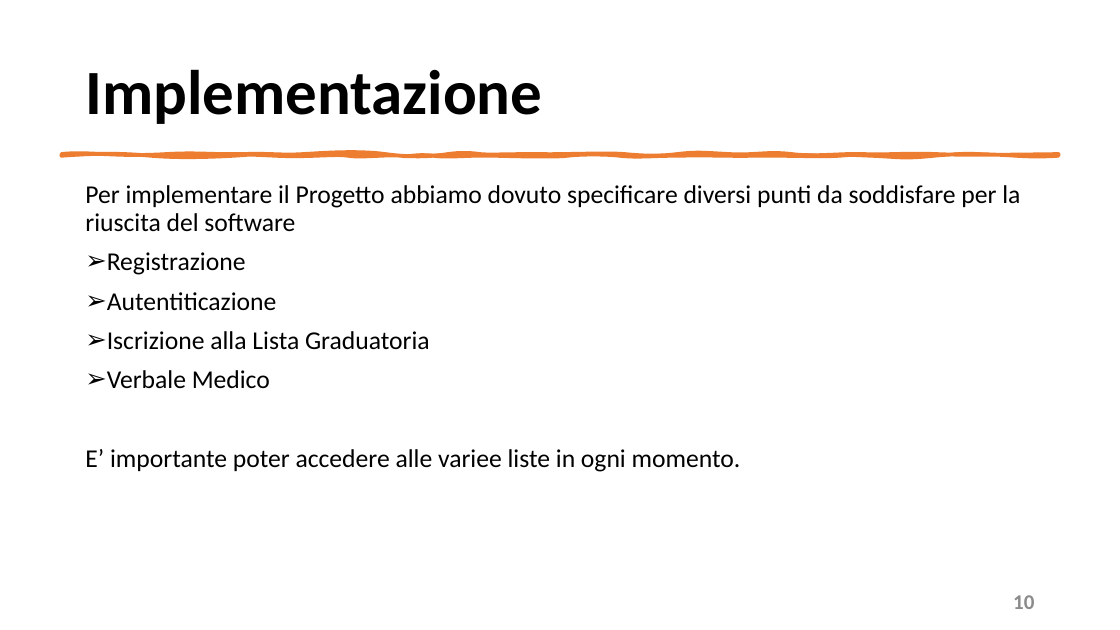
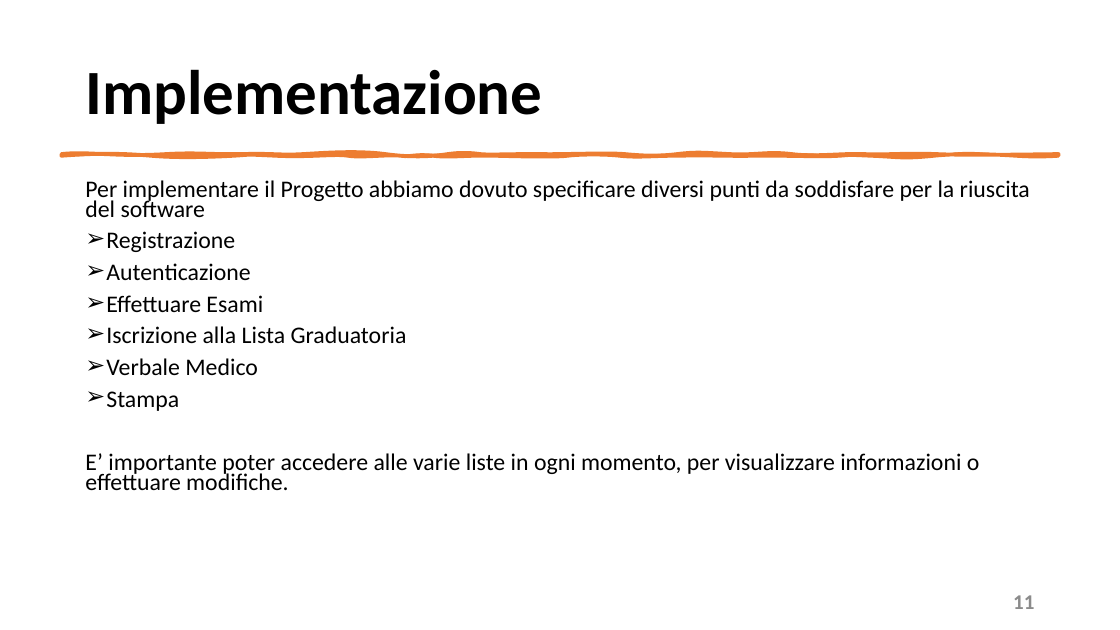
Before and after one commit to mangilimatteo/Progetto_Ingegneria_Software_Cattaneo_Mangili_Saini, a slide deck: slide 11 of Presentazione_Progetto.pptx (slide 10 before the commit). Drawn at 1120x630 pixels with LibreOffice and Linux fonts; fonts in the diff are those of the drawing. Boxes give left, top, right and bottom in pixels: in the first picture for what was removed or moved away, otherwise in the second. Text is boxed around its words. In the diff, an @@ line names an element or a change of style, - is before the commit and + after.

```diff
--- a/Presentazione_Progetto.pptx
+++ b/Presentazione_Progetto.pptx
@@ text at [85, 180, 1030, 375]: size 22 to 20.4 pt in "Per implementare il Progetto abbiamo dovuto specificare ...", "Registrazione", "Iscrizione alla Lista Graduatoria", "Verbale Medico"; line spacing 0.9 to 0.7 @@
@@ text at [106, 263, 263, 312]: text changed; size 22 to 20.4 pt @@
-➢ Autentiticazione
+➢ Autenticazione
+➢ Effettuare Esami
@@ text at [85, 391, 980, 490]: text changed; size 22 to 20.4 pt @@
-E’ importante poter accedere alle variee liste in ogni momento.
+➢ Stampa
+E’ importante poter accedere alle varie liste in ogni momento, per visualizzare informazioni o effettuare modifiche.
@@ page number at [1013, 595, 1034, 609]: text changed @@
-10
+11
```
Also in this commit, not shown: 6 other slides changed, 2 slides added, 1 slide removed.
